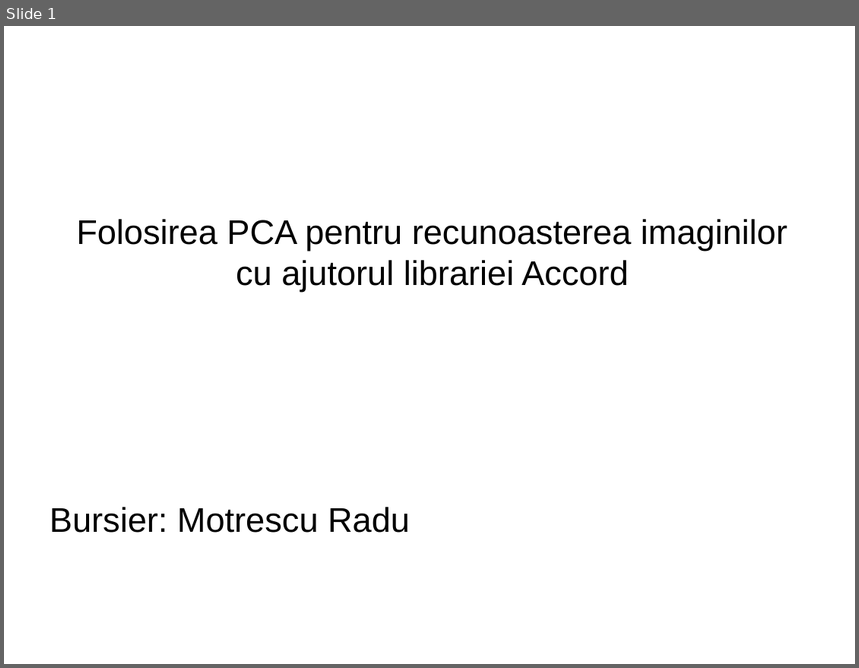
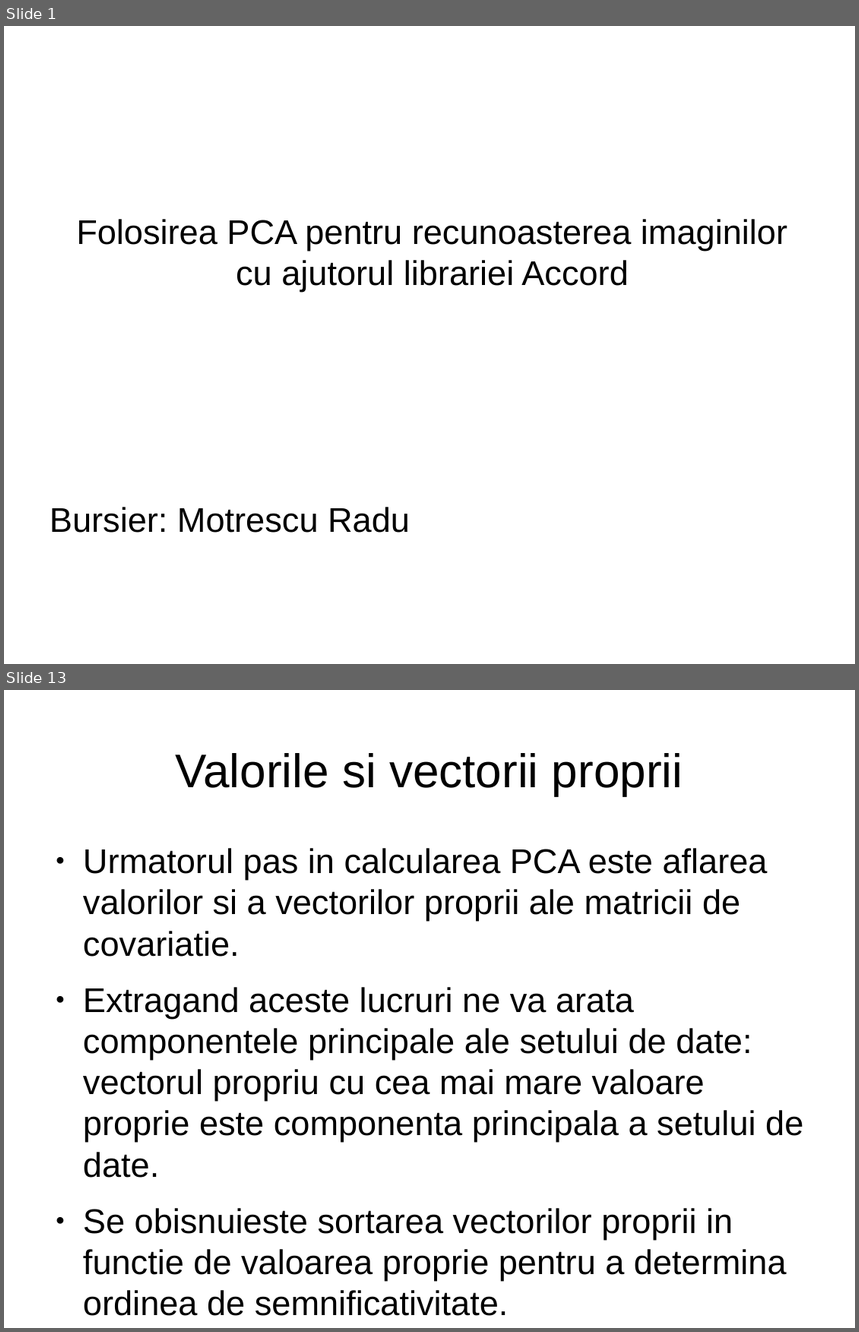
Before and after one commit to radumotrescu/SiemensDiscoverIT, a slide deck: PCA Presentation.odp. Shown one above the other, each under a label of ours: slide 1 before the commit, slides 1 and 13 after it; the slides between them are not shown. The pictures are 859x668 and 859x1332 pixels, drawn with LibreOffice and Linux fonts; fonts in the diff are those of the drawing. Boxes give left, top, right and bottom in pixels: in the first picture for what was removed or moved away, otherwise in the second. Text is boxed around its words. In the diff, an @@ line names an element or a change of style, - is before the commit and + after.

Commit message:
Updated PCA Presentation + small changes

```diff
--- a/PCA Presentation.odp
+++ b/PCA Presentation.odp
@@ slide 13 added at (x1=4, y1=690, x2=855, y2=1328), background #FFFFFF @@
@@ title added at (x1=176, y1=753, x2=683, y2=796), 44 pt, text #000000 @@
+Valorile si vectorii proprii
@@ text added at (x1=83, y1=848, x2=804, y2=1281), 32 pt, text #000000 @@
+● Urmatorul pas in calcularea PCA este aflarea valorilor si a vectorilor proprii ale matricii de covariatie.
+● Extragand aceste lucruri ne va arata componentele principale ale setului de date: vectorul propriu cu cea mai mare valoare proprie este componenta principala a setului de date.
+● Se obisnuieste sortarea vectorilor proprii in functie de valoarea proprie pentru a determina ordinea de semnificativitate.
```
Also in this commit, not shown: 19 other slides added, 1 slide removed, 4 other files.
